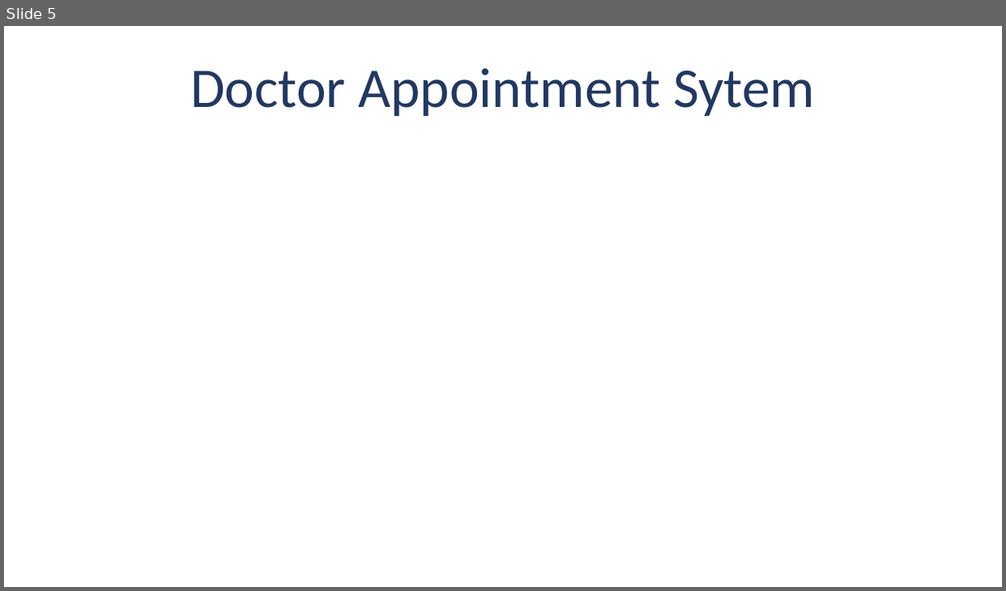
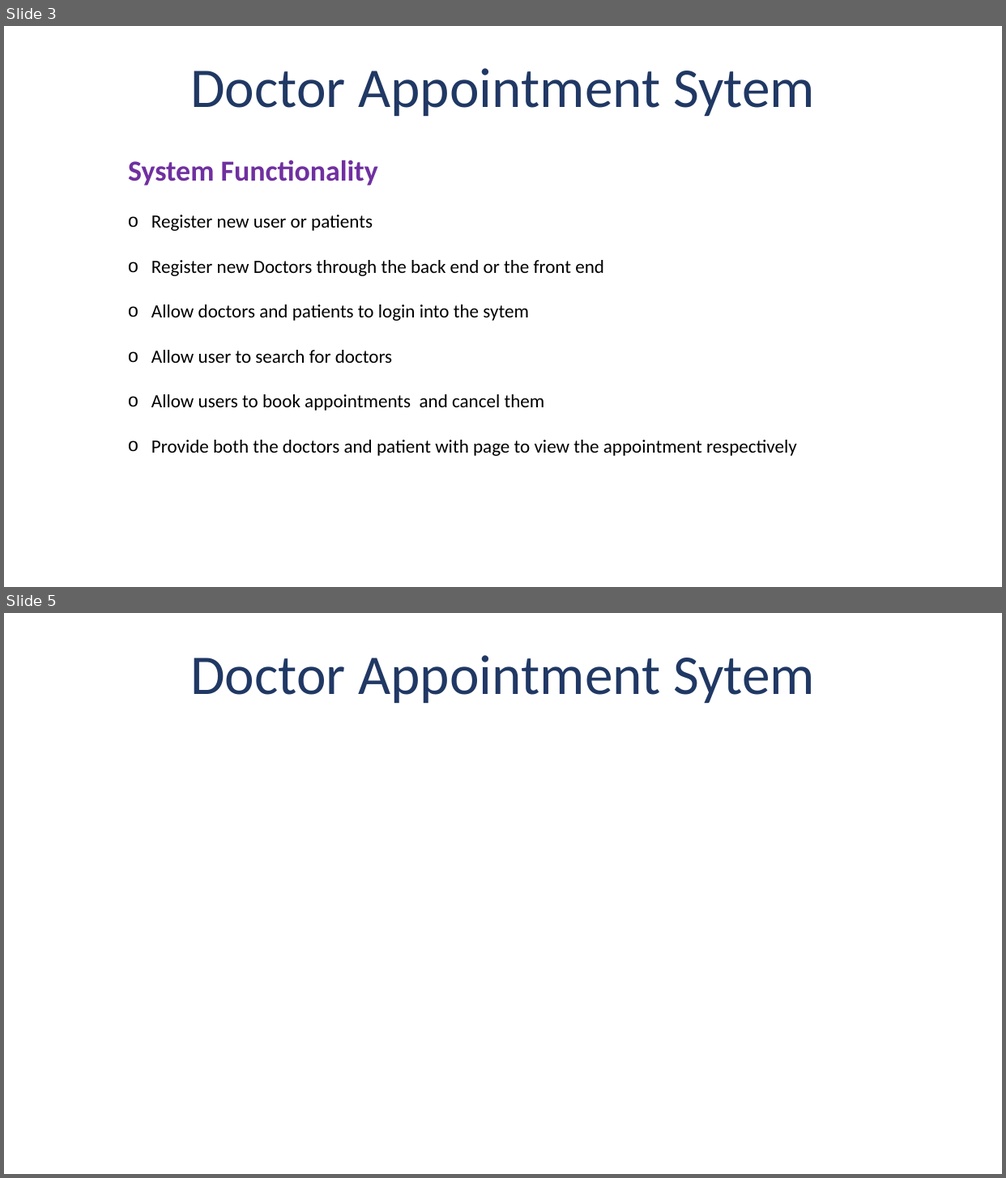
Before and after one commit to silencer929/das, a slide deck: Doctor Appointment Sytem.pptx. Shown one above the other, each under a label of ours: slide 5 before the commit, slides 3 and 5 after it; the slides between them are not shown. The pictures are 1006x591 and 1006x1178 pixels, drawn with LibreOffice and Linux fonts; fonts in the diff are those of the drawing. Boxes give left, top, right and bottom in pixels: in the first picture for what was removed or moved away, otherwise in the second. Text is boxed around its words. In the diff, an @@ line names an element or a change of style, - is before the commit and + after.

Commit message:
search option modification

```diff
--- a/Doctor Appointment Sytem.pptx
+++ b/Doctor Appointment Sytem.pptx
@@ slide 3 added at (x1=4, y1=26, x2=1002, y2=587), background #FFFFFF @@
@@ title added at (x1=190, y1=68, x2=815, y2=116), 54 pt, text #203864 @@
+Doctor Appointment Sytem
@@ text added at (x1=128, y1=160, x2=797, y2=456), 18 pt, text #000000 @@
+System Functionality
+o Register new user or patients
+o Register new Doctors through the back end or the front end
+o Allow doctors and patients to login into the sytem
+o Allow user to search for doctors
+o Allow users to book appointments and cancel them
+o Provide both the doctors and patient with page to view the appointment respectively
```
Also in this commit, not shown: 2 slides changed, 1 other slide added, 2 other files.
